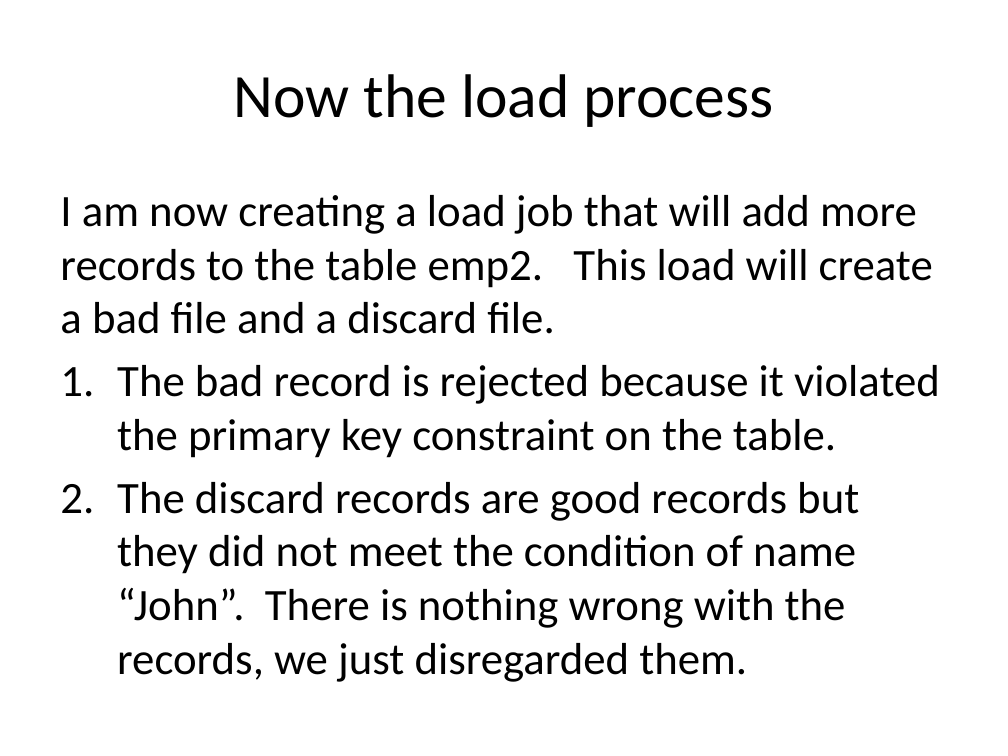
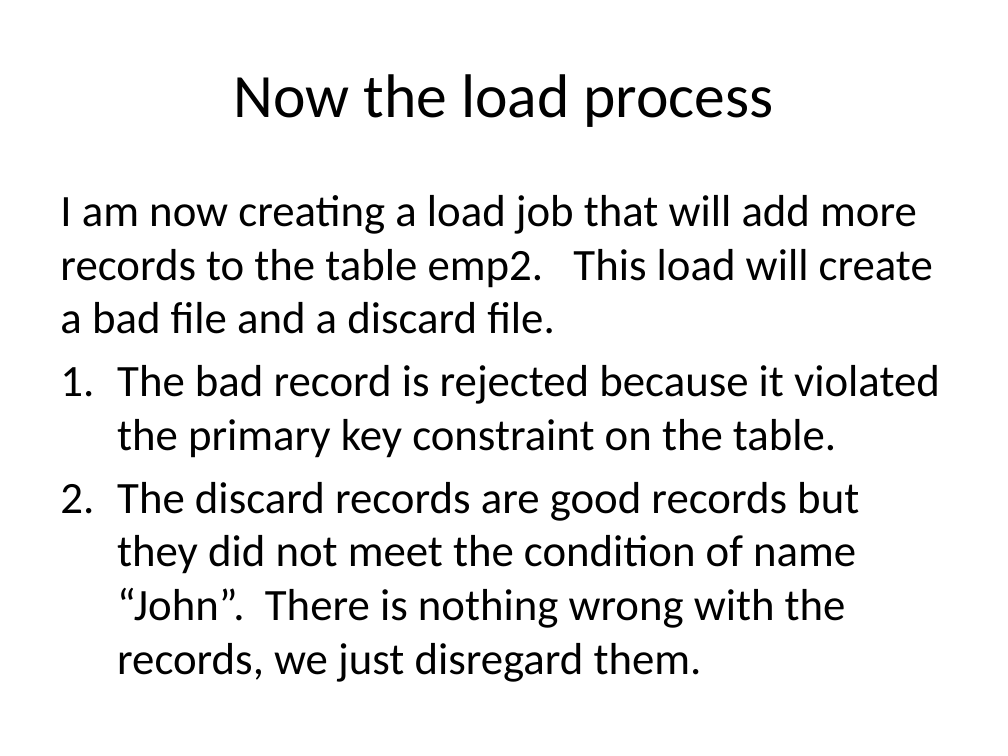
Before and after one commit to dottie333/dorothybox, a slide deck: slide 6 of SQLLDR/Bad_Vs_Discard.pptx. Drawn at 1008x756 pixels with LibreOffice and Linux fonts; fonts in the diff are those of the drawing. Boxes give left, top, right and bottom in pixels: in the first picture for what was removed or moved away, otherwise in the second. Text is boxed around its words. In the diff, an @@ line names an element or a change of style, - is before the commit and + after.

Commit message:
BAD vs Discard Files

```diff
--- a/SQLLDR/Bad_Vs_Discard.pptx
+++ b/SQLLDR/Bad_Vs_Discard.pptx
@@ text at <box>117,482,859,682</box>: text changed @@
-2. The discard records are good records but they did not meet the condition of name “John”. There is nothing wrong with the records, we just disregarded them.
+2. The discard records are good records but they did not meet the condition of name “John”. There is nothing wrong with the records, we just disregard them.
```
Also in this commit, not shown: 1 other slide changed, 1 slide added.
